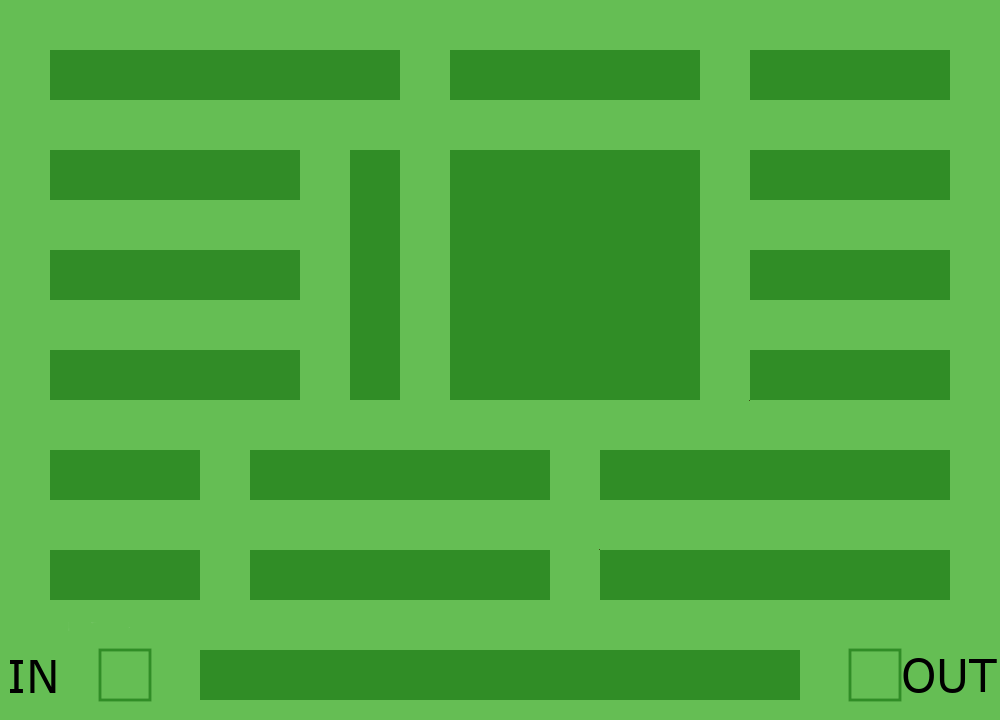
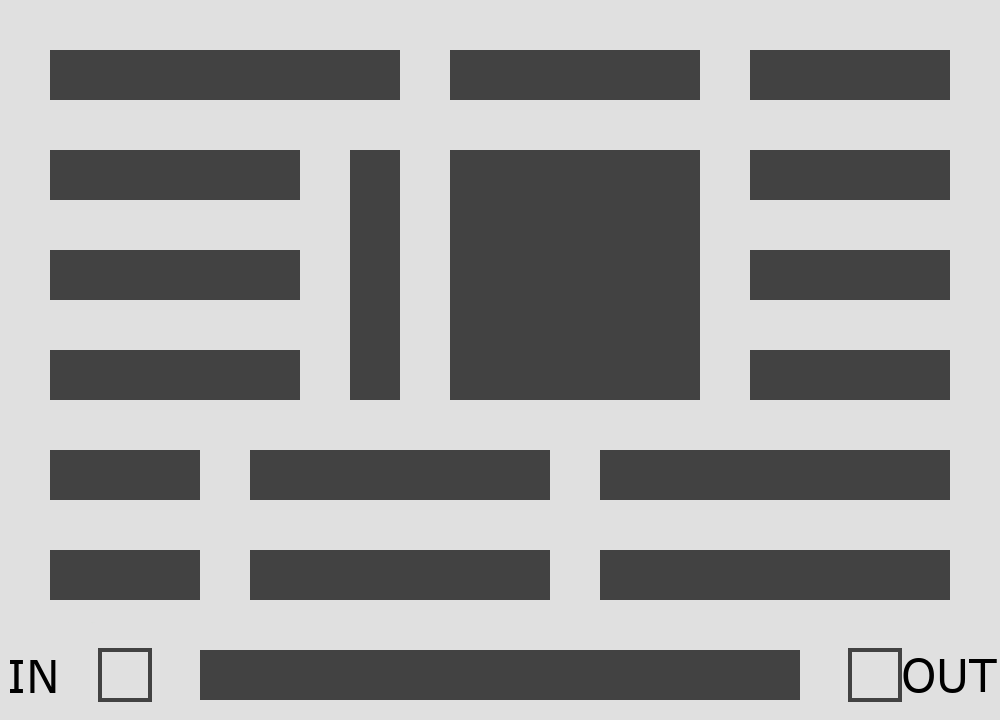
The second 1000 x 720 image is a revision of the first. Changes to its layers:
painted on "Regały" over [50, 50, 977, 714]
painted on "Tło" over [0, 0, 1000, 720]
